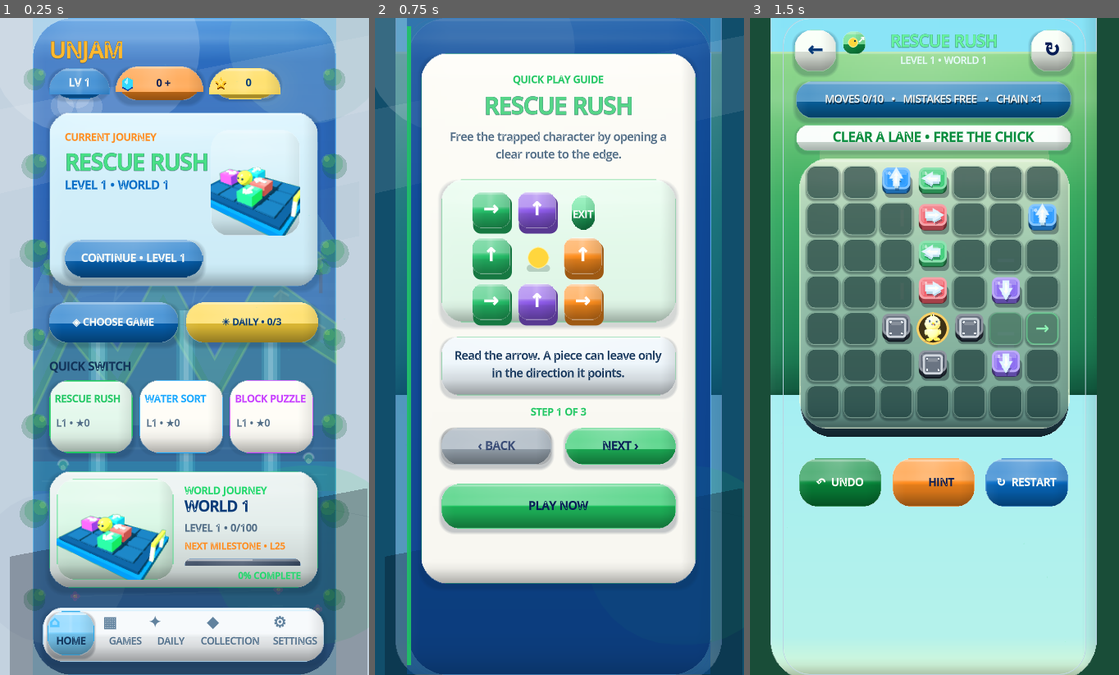
Above: before the commit, frames 1-3 (left to right).
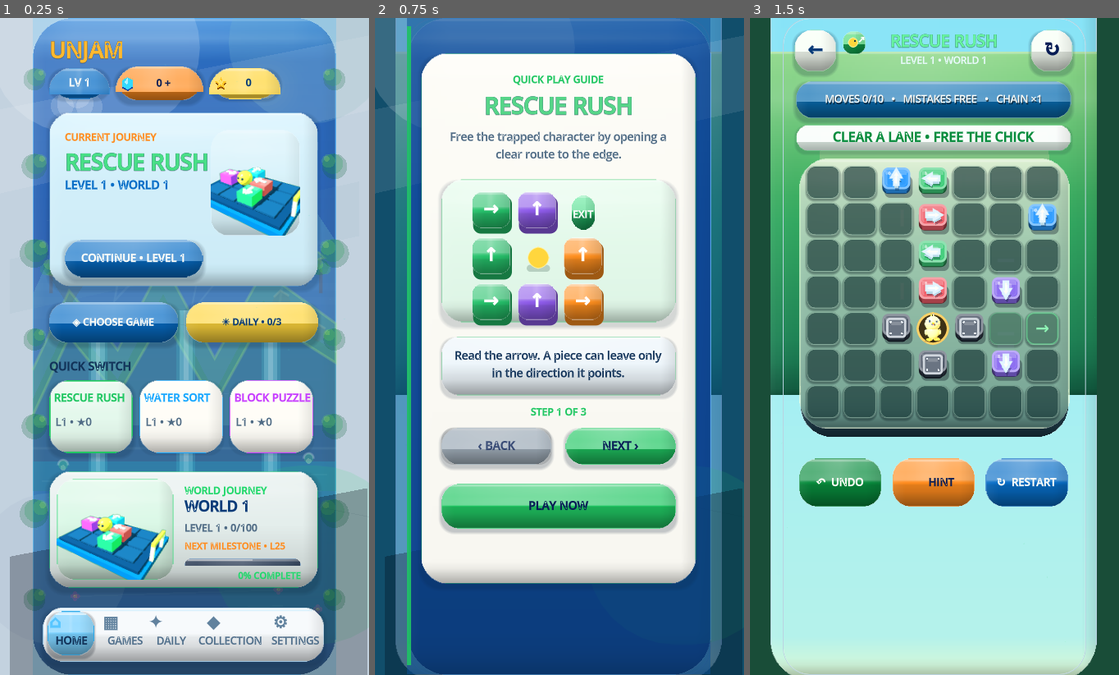
Above: after the commit, the same moments.

Repository: eghosa001/unjam
Game: Godot game, scene res://scenes/Main.tscn
Same seed, same stepped clock (60 frames per second), same inputs: the game is played once before the commit and once after it.
Inputs:
- Up to frame 1 (0.25 s): no input
- Up to frame 2 (0.75 s): click "CONTINUE • LEVEL 1" at 0.5 s
- Up to frame 3 (1.5 s): click "PLAY NOW" at 1.25 s

The runs differ from the first frame. In frame 1, 1.3% of the frame differs, in the area x 13-87%, y 57-96%; in frame 2, nothing differs; in frame 3, nothing differs.

Commit message:
Raise Home navigation and quick-switch readability

Diff:
--- a/scripts/ui/premium_home_direct_levels.gd
+++ b/scripts/ui/premium_home_direct_levels.gd
@@ -229,10 +229,10 @@
 		RefCanvas.set_rect(card, x, 465, 108, 94)
 		card.mouse_filter = Control.MOUSE_FILTER_IGNORE
 		canvas.add_child(card)
-		_add_text(canvas, String(entry[1]), Rect2(x + 7, 478, 96, 18), 12, entry[2], true)
+		_add_text(canvas, String(entry[1]), Rect2(x + 6, 477, 98, 20), 13, entry[2], true)
 		var level := _home_current_level(id)
 		var stars := MultiGameManager.total_stars(id)
-		_add_text(canvas, "L%d • ★%s" % [level, _compact_number(stars)], Rect2(x + 9, 509, 92, 15), 12, MUTED, false)
+		_add_text(canvas, "L%d • ★%s" % [level, _compact_number(stars)], Rect2(x + 8, 508, 94, 17), 13, MUTED, false)
 		var tap := Button.new()
 		tap.name = "HomeDirect_%s" % id
 		tap.set_meta("unjam_figma_exact_geometry", true)
@@ -368,7 +368,7 @@
 			shine.add_theme_stylebox_override("panel", RefCanvas.solid_box(Color(1,1,1,0.34 if _home_dark() else 0.55), 1))
 			RefCanvas.set_rect(shine, float(item[2]) + 7.0, 765, 40, 2)
 			canvas.add_child(shine)
-		var glyph := _add_text(canvas, item[1], Rect2(float(item[2]) - 1.0, 765, 58, 22), 18, icon_color, true)
+		var glyph := _add_text(canvas, item[1], Rect2(float(item[2]) - 1.0, 764, 58, 23), 20, icon_color, true)
 		glyph.name = "HomeNavGlyph_%s" % String(item[0])
 		glyph.vertical_alignment = VERTICAL_ALIGNMENT_CENTER
 		var display_name := "COLLECTION" if String(item[0]) == "COLLECT" else String(item[0])
@@ -376,7 +376,7 @@
 		var label_x := float(item[2]) - 12.0 if String(item[0]) == "COLLECT" else (float(item[2]) - 5.0 if String(item[0]) == "SETTINGS" else float(item[2]) - 1.0)
 		# Active destination carries weight; inactive labels stay regular so the
 		# five-item bar reads as navigation, not five competing headlines.
-		var label := _add_text(canvas, display_name, Rect2(label_x, 790, label_width, 22), 12, nav_color, selected)
+		var label := _add_text(canvas, display_name, Rect2(label_x, 790, label_width, 22), 13, nav_color, selected)
 		label.name = "HomeNavLabel_%s" % String(item[0])
 		label.horizontal_alignment = HORIZONTAL_ALIGNMENT_CENTER
 		label.vertical_alignment = VERTICAL_ALIGNMENT_CENTER
